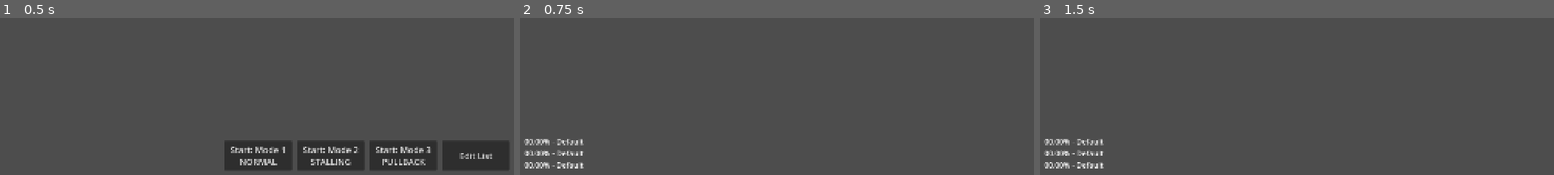
Above: before the commit, frames 1-3 (left to right).
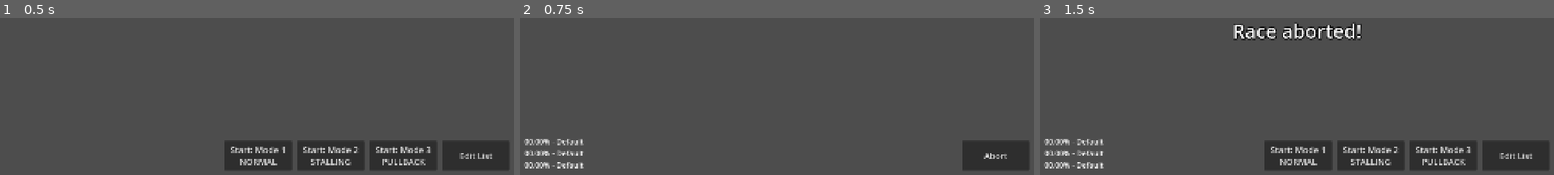
Above: after the commit, the same moments.

Repository: TheGoldenWombat/GoatPicker
Game: Godot game, scene res://main.tscn
The game is run twice, just before and just after one commit, with the same random seed, the same clock (stepped at 60 frames per second) and the same inputs.
Inputs (mouse positions are in pixels of both pictures, inside the frame that each line leads up to):
- Up to frame 1 (0.5 s): no input
- Up to frame 2 (0.75 s): click "Start: Mode 3 PULLBACK" at 0.5 s
- Up to frame 3 (1.5 s): click (1518, 156) at 1.25 s, where only the run after the commit has a clickable "Abort"

Frame 1 is identical in both runs. In frame 2, 2.4% of the frame differs, in the area x 86-99%, y 77-97%; in frame 3, 11%, in the area x 37-99%, y 3-97%.
Error in both runs: Attempt to call function 'get_var' in base 'null instance' on a null instance. (res://racer_spawn.gd:45)

Commit message:
Added abort race button

Diff:
--- a/hud.gd
+++ b/hud.gd
@@ -7,6 +7,7 @@
 # Called when the node enters the scene tree for the first time.
 func _ready() -> void:
 	$MovieAnnouncement.hide()
+	$AbortRaceButton.hide()
 	$TopThree.hide()
 	$ListEditor.hide()
 
@@ -22,6 +23,7 @@
 
 func start_race(mode: int = 1):
 	hide_main_menu_buttons()
+	$AbortRaceButton.show()
 	$MovieAnnouncement.hide()
 	$TopThree.show()
 	emit_signal("race_start", mode)
@@ -47,6 +49,7 @@
 func _on_racer_spawn_race_over(movie_title) -> void:
 	$MovieAnnouncement.text = "The winner is: \n" + movie_title
 	$MovieAnnouncement.show()
+	$AbortRaceButton.hide()
 	show_main_menu_buttons()
 	$TopThree.show()
 
@@ -76,3 +79,12 @@
 
 func _on_start_mode_3_button_pressed() -> void:
 	start_race(3)
+
+
+func _on_abort_race_button_pressed() -> void:
+	get_tree().call_group("racers", "end_race")
+	$MovieAnnouncement.text = "Race aborted!"
+	$MovieAnnouncement.show()
+	$AbortRaceButton.hide()
+	show_main_menu_buttons()
+	$TopThree.show()
--- a/hud.tscn
+++ b/hud.tscn
@@ -1,13 +1,25 @@
-[gd_scene load_steps=5 format=3 uid="uid://8w0h0i3plbqg"]
+[gd_scene load_steps=9 format=3 uid="uid://8w0h0i3plbqg"]
 
 [ext_resource type="Script" uid="uid://bo1skgqcpu3od" path="res://hud.gd" id="1_37p78"]
 [ext_resource type="PackedScene" uid="uid://bldbn2ol801w6" path="res://list_editor.tscn" id="2_64ctp"]
 
-[sub_resource type="InputEventAction" id="InputEventAction_37p78"]
-action = &"start_race"
+[sub_resource type="InputEventAction" id="InputEventAction_64ctp"]
+action = &"start_mode_1"
 
-[sub_resource type="Shortcut" id="Shortcut_64ctp"]
-events = [SubResource("InputEventAction_37p78")]
+[sub_resource type="Shortcut" id="Shortcut_8sq4i"]
+events = [SubResource("InputEventAction_64ctp")]
+
+[sub_resource type="InputEventAction" id="InputEventAction_640wx"]
+action = &"start_mode_2"
+
+[sub_resource type="Shortcut" id="Shortcut_a2258"]
+events = [SubResource("InputEventAction_640wx")]
+
+[sub_resource type="InputEventAction" id="InputEventAction_1xsix"]
+action = &"start_mode_3"
+
+[sub_resource type="Shortcut" id="Shortcut_rftc2"]
+events = [SubResource("InputEventAction_1xsix")]
 
 [node name="HUD" type="CanvasLayer"]
 script = ExtResource("1_37p78")
@@ -54,7 +66,7 @@
 grow_horizontal = 0
 grow_vertical = 0
 theme_override_font_sizes/font_size = 32
-shortcut = SubResource("Shortcut_64ctp")
+shortcut = SubResource("Shortcut_8sq4i")
 text = "Start: Mode 1
 NORMAL"
 
@@ -71,7 +83,7 @@
 grow_horizontal = 0
 grow_vertical = 0
 theme_override_font_sizes/font_size = 32
-shortcut = SubResource("Shortcut_64ctp")
+shortcut = SubResource("Shortcut_a2258")
 text = "Start: Mode 2
 STALLING"
 
@@ -88,7 +100,7 @@
 grow_horizontal = 0
 grow_vertical = 0
 theme_override_font_sizes/font_size = 32
-shortcut = SubResource("Shortcut_64ctp")
+shortcut = SubResource("Shortcut_rftc2")
 text = "Start: Mode 3
 PULLBACK"
 
@@ -107,6 +119,21 @@
 theme_override_font_sizes/font_size = 32
 text = "Edit List"
 
+[node name="AbortRaceButton" type="Button" parent="."]
+anchors_preset = 3
+anchor_left = 1.0
+anchor_top = 1.0
+anchor_right = 1.0
+anchor_bottom = 1.0
+offset_left = -270.0
+offset_top = -130.0
+offset_right = -20.0
+offset_bottom = -20.0
+grow_horizontal = 0
+grow_vertical = 0
+theme_override_font_sizes/font_size = 32
+text = "Abort"
+
 [node name="ListEditor" parent="." instance=ExtResource("2_64ctp")]
 visible = false
 
@@ -116,3 +143,4 @@
 [connection signal="pressed" from="StartMode2Button" to="." method="_on_start_mode_2_button_pressed"]
 [connection signal="pressed" from="StartMode3Button" to="." method="_on_start_mode_3_button_pressed"]
 [connection signal="pressed" from="EditListButton" to="." method="_on_edit_list_button_pressed"]
+[connection signal="pressed" from="AbortRaceButton" to="." method="_on_abort_race_button_pressed"]
--- a/project.godot
+++ b/project.godot
@@ -28,10 +28,19 @@
 
 [input]
 
-start_race={
+start_mode_1={
 "deadzone": 0.2,
-"events": [Object(InputEventKey,"resource_local_to_scene":fa …(141 unchanged characters)… ":false,"keycode":0,"physical_keycode":4194309,"key_label":0,"unicode":0,"location":0,"echo":false,"script":null)
-, Object(InputEventKey,"resource_local_to_scene":false,"resource_name":"","device":-1,"window_id":0,"alt_pressed":false,"shift_pressed":false,"ctrl_pressed":false,"meta_pressed":false,"pressed":false,"keycode":0,"physical_keycode":32,"key_label":0,"unicode":32,"location":0,"echo":false,"script":null)
+"events": [Object(InputEventKey,"resource_local_to_scene":fa …(141 unchanged characters)… ":false,"keycode":0,"physical_keycode":49,"key_label":0,"unicode":49,"location":0,"echo":false,"script":null)
+]
+}
+start_mode_2={
+"deadzone": 0.2,
+"events": [Object(InputEventKey,"resource_local_to_scene":false,"resource_name":"","device":-1,"window_id":0,"alt_pressed":false,"shift_pressed":false,"ctrl_pressed":false,"meta_pressed":false,"pressed":false,"keycode":0,"physical_keycode":50,"key_label":0,"unicode":50,"location":0,"echo":false,"script":null)
+]
+}
+start_mode_3={
+"deadzone": 0.2,
+"events": [Object(InputEventKey,"resource_local_to_scene":false,"resource_name":"","device":-1,"window_id":0,"alt_pressed":false,"shift_pressed":false,"ctrl_pressed":false,"meta_pressed":false,"pressed":false,"keycode":0,"physical_keycode":51,"key_label":0,"unicode":51,"location":0,"echo":false,"script":null)
 ]
 }
 
--- a/racer_spawn.gd
+++ b/racer_spawn.gd
@@ -75,7 +75,7 @@
 		# Halve time_scale for mode 1
 		if mode == 1:
 			racer.time_scale = racer.time_scale * 0.5
-		print("mode: " + str(mode))
+		#print("mode: " + str(mode))
 		racer.position = Vector2(0,y_offset + padding)
 		racer.movie_title = movie_title_array[n]
 		racer.race_end.connect(on_race_end)
